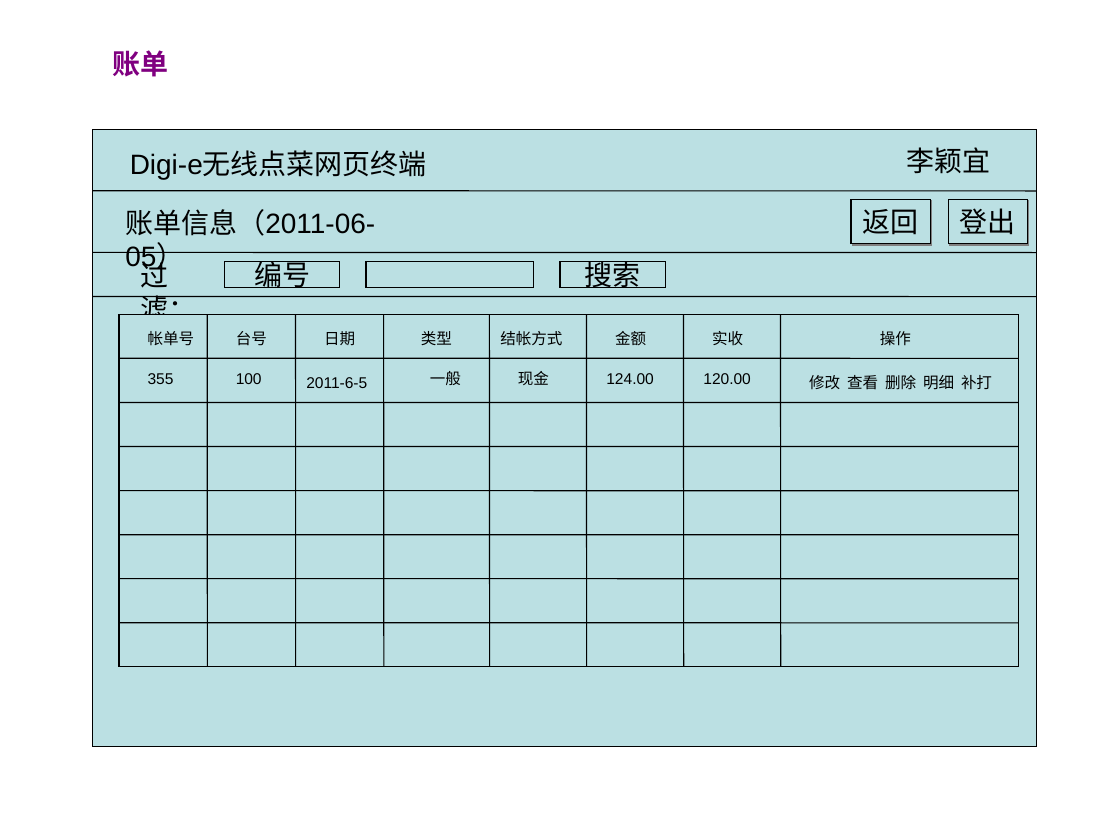
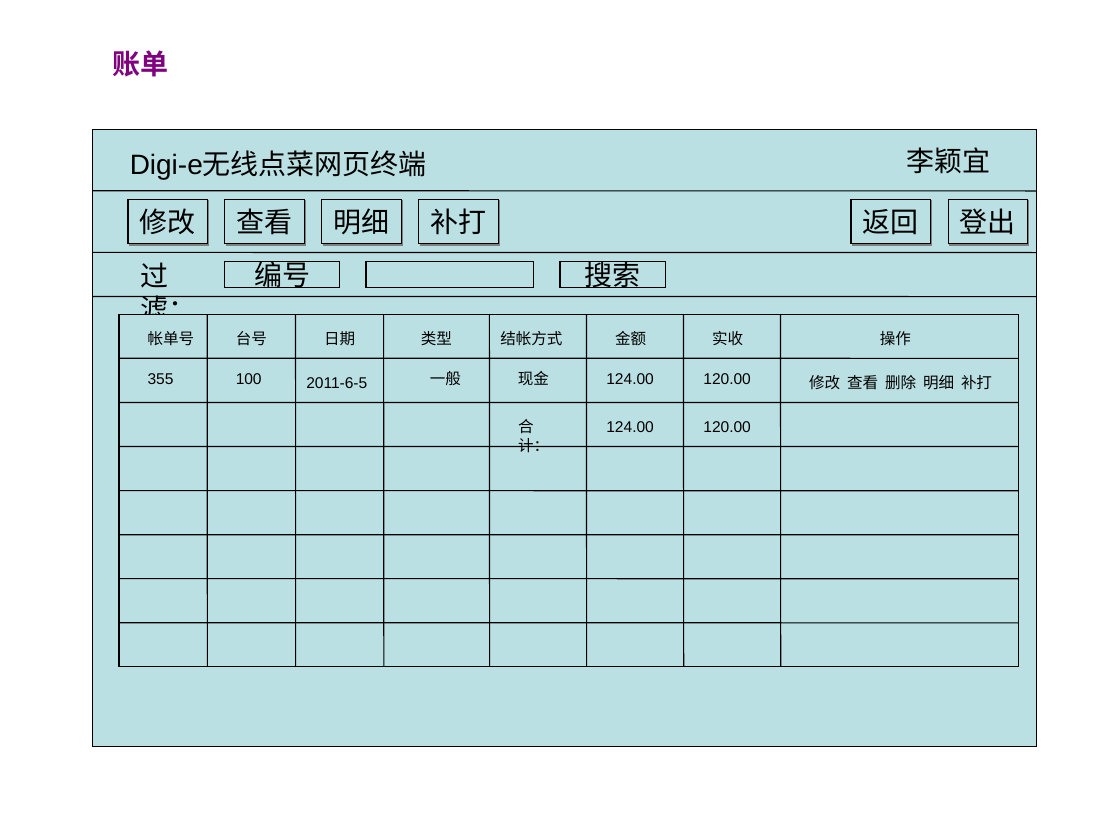
Before and after one commit to runt18/wireless-order-solution, a slide deck: slide 15 of doc/Digi-e网页终端需求.ppt. Drawn at 1120x840 pixels with LibreOffice and Linux fonts; fonts in the diff are those of the drawing. Boxes give left, top, right and bottom in pixels: in the first picture for what was removed or moved away, otherwise in the second. Text is boxed around its words. In the diff, an @@ line names an element or a change of style, - is before the commit and + after.

```diff
--- a/doc/Digi-e网页终端需求.ppt
+++ b/doc/Digi-e网页终端需求.ppt
@@ text removed at (x1=125, y1=209, x2=375, y2=271) @@
-账单信息（2011-06-05）
@@ rectangle added at (x1=128, y1=199, x2=207, y2=244), fill #BBE0E3, outline #000000 0.74 pt, 18 pt, text #000000 @@
+修改
@@ rectangle added at (x1=225, y1=199, x2=305, y2=244), fill #BBE0E3, outline #000000 0.74 pt, 18 pt, text #000000 @@
+查看
@@ rectangle added at (x1=321, y1=199, x2=401, y2=244), fill #BBE0E3, outline #000000 0.74 pt, 18 pt, text #000000 @@
+明细
@@ rectangle added at (x1=419, y1=199, x2=498, y2=244), fill #BBE0E3, outline #000000 0.74 pt, 18 pt, text #000000 @@
+补打
@@ text added at (x1=518, y1=419, x2=549, y2=453), 10 pt, text #000000 @@
+合计：
@@ text added at (x1=606, y1=421, x2=653, y2=432), 10 pt, text #000000 @@
+124.00
@@ text added at (x1=703, y1=421, x2=750, y2=432), 10 pt, text #000000 @@
+120.00
```
Also in this commit, not shown: 1 other file.
